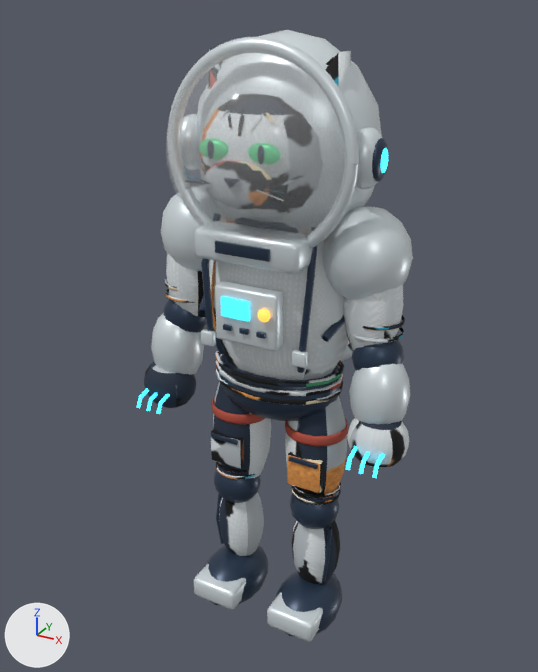
Renders of the Blender file ArtSource/Heroes/AndromedaTimmy/AndromedaTimmy.blend from each side of a commit.
Before and after are seen from a 50 mm lens placed at (0.94, -1.768, 1.873), pointed at (-0.113, 0.147, 0.916). Lighting does not change. The marker at lower left points along +X, +Y and +Z. The first picture is the older version.

Script lines for the objects in view, before the commit:
```python
ob_df_anatomy = bpy.data.objects.new('DF_Anatomy', me_sphere)
ob_df_anatomy.location = (0.0, 0.0, 1.11)
ob_df_visor = bpy.data.objects.new('DF_Visor', me_timmy_round_visor)
ob_df_visor.location = (0.0, 0.0, 0.0)
ob_df_weaponl = bpy.data.objects.new('DF_WeaponL', me_clawl0)
ob_df_weaponl.location = (0.0, 0.0, 0.0)
ob_df_weaponr = bpy.data.objects.new('DF_WeaponR', me_clawr0)
ob_df_weaponr.location = (0.0, 0.0, 0.0)
```
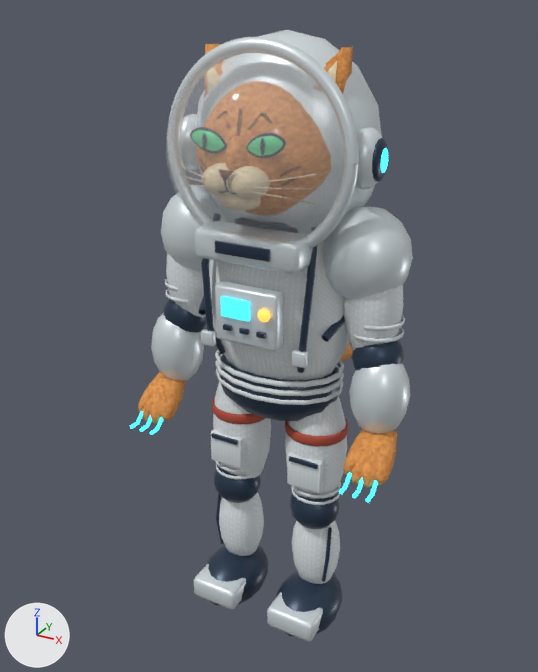
Location of each change, (x1, y1, x2, y2) in pixels of the pictures (538 x 672 px; the box of a moved part takes in the faces that stretch with it):
'DF_Anatomy', reshaped: before (144, 30, 413, 642); after (138, 30, 413, 642)
'DF_WeaponR', reshaped: before (346, 446, 385, 478); after (339, 473, 378, 502)
'DF_WeaponL', reshaped: before (136, 388, 170, 414); after (130, 411, 163, 435)
part 1 of me_sphere, moved or reshaped (not visible before): after (205, 43, 220, 54)
part 2 of me_sphere, moved or reshaped (not visible before): after (324, 47, 353, 94)
part 3 of me_sphere, added (mostly hidden): after (327, 61, 337, 82)
part 4 of me_sphere, built on (mostly hidden): before (209, 48, 351, 89)
part 5 of me_sphere, cut back: before (144, 361, 196, 408); after (138, 372, 186, 424)
part 6 of me_sphere, cut back: before (347, 418, 409, 468); after (343, 429, 397, 488)
part 7 of me_sphere, surface changed: (154, 44, 405, 588) in both
part 8 of me_clawl0, moved or reshaped: before (146, 393, 170, 414); after (130, 411, 152, 432)
part 9 of me_clawl0, moved or reshaped: before (136, 388, 149, 408); after (150, 417, 163, 435)
part 10 of me_clawr0, moved or reshaped: before (346, 446, 370, 474); after (339, 473, 363, 498)
part 11 of me_clawr0, moved or reshaped: before (372, 454, 385, 478); after (366, 480, 378, 502)

The change, as a list of edits to the scene's bpy script:
```text
Change me_sphere:
    remove me_sphere.from_pydata(...)  # 7410 vertices, 7795 faces; spans x -0.44..0.44, y -0.25..0.74, z -1.1..0.71
    add me_sphere.from_pydata(...)  # 8656 vertices, 9107 faces; spans x -0.42..0.42, y -0.28..0.74, z -1.1..0.71
    me_sphere part 1: the loose piece of 6 vertices spanning x -0.17..-0.1, y -0.07..-0.06, z 0.52..0.62 is scaled about its middle by (1.78, 7.44, 1.62), then moved by (0.0, 0.03, 0.03), in mat_timmy_orange_tabby_fur
    me_sphere part 2: the loose piece of 6 vertices spanning x 0.1..0.17, y -0.07..-0.06, z 0.52..0.62 is scaled about its middle by (1.78, 7.44, 1.62), then moved by (0.0, 0.03, 0.03), in mat_timmy_orange_tabby_fur
    me_sphere part 3: the loose piece of 6 vertices spanning x 0.1..0.17, y -0.07..-0.06, z 0.52..0.62 is copied, and the copy is multiplied about its middle by the matrix ((1.122, -0.284, 0.08), (0.275, 1.12, 0.123), (-0.108, -0.1, 1.151)), then moved by (0.01, -0.01, 0.03); it spans x 0.09..0.18, y -0.09..-0.05, z 0.54..0.65
    me_sphere part 4: 74 vertices moved from x -0.15..0.15, y -0.23..-0.05, z 0.31..0.55 to x -0.15..0.15, y -0.24..-0.05, z 0.31..0.55; 584 vertices removed from x -0.19..0.19, y -0.24..0.05, z 0.26..0.67; 1250 vertices added at x -0.19..0.19, y -0.27..0.07, z 0.26..0.6
    me_sphere part 5: 112 vertices removed from x -0.44..-0.26, y -0.15..0.0, z -0.4..-0.24; 336 vertices added at x -0.42..-0.28, y -0.19..-0.04, z -0.41..-0.29
    me_sphere part 6: 112 vertices removed from x 0.26..0.44, y -0.15..0.0, z -0.4..-0.24; 336 vertices added at x 0.28..0.42, y -0.19..-0.04, z -0.41..-0.29
    me_sphere part 7: 6622 kept faces spanning x -0.42..0.42, y -0.23..0.74, z -1.1..0.71 get new texture (UV) coordinates
    other edits to the shape of me_sphere do not show in these pictures
    add me_sphere.materials.append(mat_timmy_warm_feline_nose)  # brown #814d3c
Change me_clawl0:
    remove me_clawl0.from_pydata(...)  # 72 vertices, 48 faces; spans x -0.394..-0.306, y -0.1954..-0.1135, z 0.7423..0.7958
    add me_clawl0.from_pydata(...)  # 72 vertices, 48 faces; spans x -0.394..-0.306, y -0.2301..-0.167, z 0.6908..0.7266
    me_clawl0 part 8: 48 of 72 vertices moved; they spanned x -0.356..-0.306, y -0.1954..-0.1135, z 0.7423..0.7958 and now span x -0.394..-0.344, y -0.2301..-0.167, z 0.6908..0.7266; mean shift (-0.038, -0.0401, -0.0647); largest move (-0.312, -0.1165, 0.7958) -> (-0.388, -0.1751, 0.7266)
    me_clawl0 part 9: 24 of 72 vertices moved; they spanned x -0.394..-0.382, y -0.1954..-0.1135, z 0.7423..0.7958 and now span x -0.318..-0.306, y -0.2301..-0.167, z 0.6908..0.7266; mean shift (0.076, -0.0401, -0.0647); largest move (-0.388, -0.1165, 0.7958) -> (-0.312, -0.1751, 0.7266)
Change me_clawr0:
    remove me_clawr0.from_pydata(...)  # 72 vertices, 48 faces; spans x 0.306..0.394, y -0.1954..-0.1135, z 0.7423..0.7958
    add me_clawr0.from_pydata(...)  # 72 vertices, 48 faces; spans x 0.306..0.394, y -0.2301..-0.167, z 0.6908..0.7266
    me_clawr0 part 10: 48 of 72 vertices moved; they spanned x 0.306..0.356, y -0.1954..-0.1135, z 0.7423..0.7958 and now span x 0.306..0.356, y -0.2301..-0.167, z 0.6908..0.7266; mean shift (0.0, -0.0401, -0.0647); largest move (0.312, -0.1165, 0.7958) -> (0.312, -0.1751, 0.7266)
    me_clawr0 part 11: 24 of 72 vertices moved; they spanned x 0.382..0.394, y -0.1954..-0.1135, z 0.7423..0.7958 and now span x 0.382..0.394, y -0.2301..-0.167, z 0.6908..0.7266; mean shift (0.0, -0.0401, -0.0647); largest move (0.388, -0.1165, 0.7958) -> (0.388, -0.1751, 0.7266)
```
